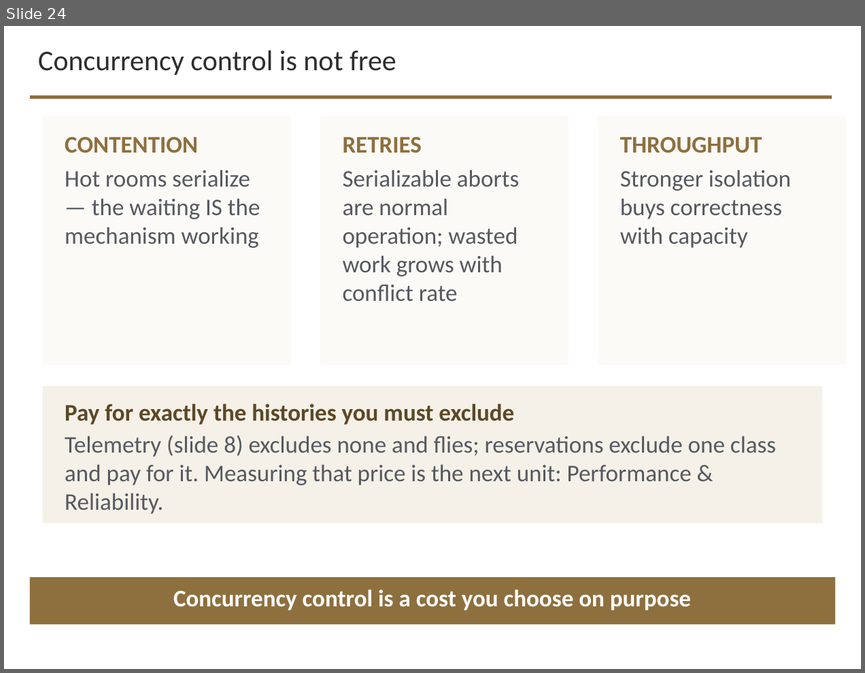
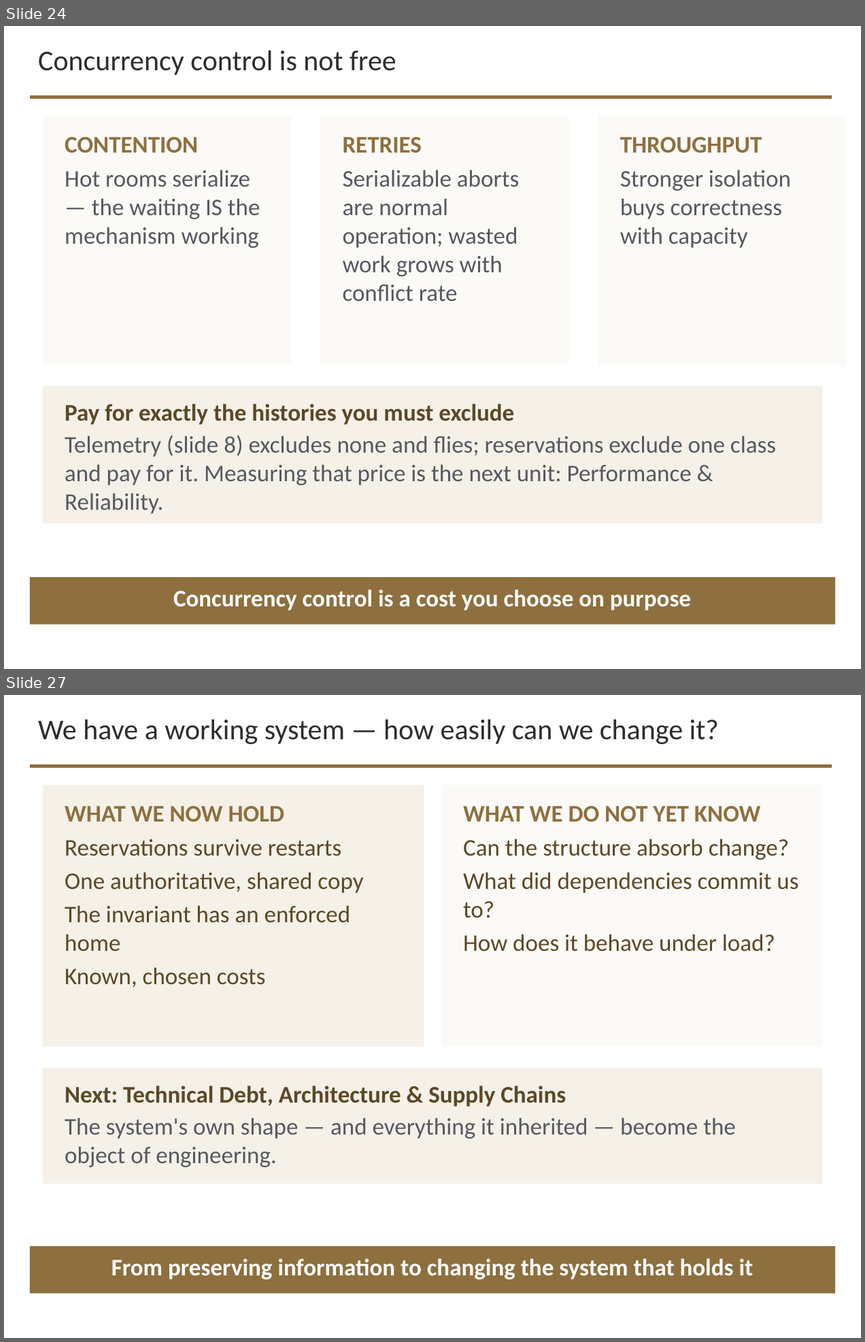
Before and after one commit to davisjam/model-based-agentic-software-engineering, a slide deck: course/lectures/act-3-software-in-the-world/02-compute-environments-and-data-management/3-2-Data-Management.pptx. Shown one above the other, each under a label of ours: slide 24 before the commit, slides 24 and 27 after it; the slides between them are not shown. The pictures are 865x673 and 865x1342 pixels, drawn with LibreOffice and Linux fonts; fonts in the diff are those of the drawing; background and template pictures are left out. Boxes give left, top, right and bottom in pixels: in the first picture for what was removed or moved away, otherwise in the second. Text is boxed around its words. In the diff, an @@ line names an element or a change of style, - is before the commit and + after.

```diff
--- a/course/lectures/act-3-software-in-the-world/02-compute-environments-and-data-management/3-2-Data-Management.pptx
+++ b/course/lectures/act-3-software-in-the-world/02-compute-environments-and-data-management/3-2-Data-Management.pptx
@@ slide 27 added at (4, 695, 861, 1338), background #FFFFFF; not listed: 1 template element that a slide beside it also shows @@
@@ text added at (38, 719, 719, 745), 24 pt, text #2D2D2D @@
+We have a working system — how easily can we change it?
@@ rectangle added at (43, 785, 424, 1047), fill #F5F1E8 @@
@@ rectangle added at (441, 785, 822, 1047), fill #FCFAF6 @@
@@ text added at (65, 806, 363, 987), 20 pt, text #5C4826 @@
+WHAT WE NOW HOLD
+Reservations survive restarts
+One authoritative, shared copy
+The invariant has an enforced home
+Known, chosen costs
@@ text added at (463, 806, 798, 951), 20 pt, text #5C4826 @@
+WHAT WE DO NOT YET KNOW
+Can the structure absorb change?
+What did dependencies commit us to?
+How does it behave under load?
@@ rectangle added at (43, 1068, 822, 1183), fill #F5F1E8 @@
@@ text added at (65, 1085, 736, 1167), 20 pt, text #555960 @@
+Next: Technical Debt, Architecture & Supply Chains
+The system's own shape — and everything it inherited — become the object of engineering.
@@ rectangle added at (30, 1246, 835, 1293), fill #8E6F3E @@
@@ text added at (111, 1258, 753, 1279), 20 pt, text #FFFFFF, bold @@
+From preserving information to changing the system that holds it
```
Also in this commit, not shown: 2 other slides added.
